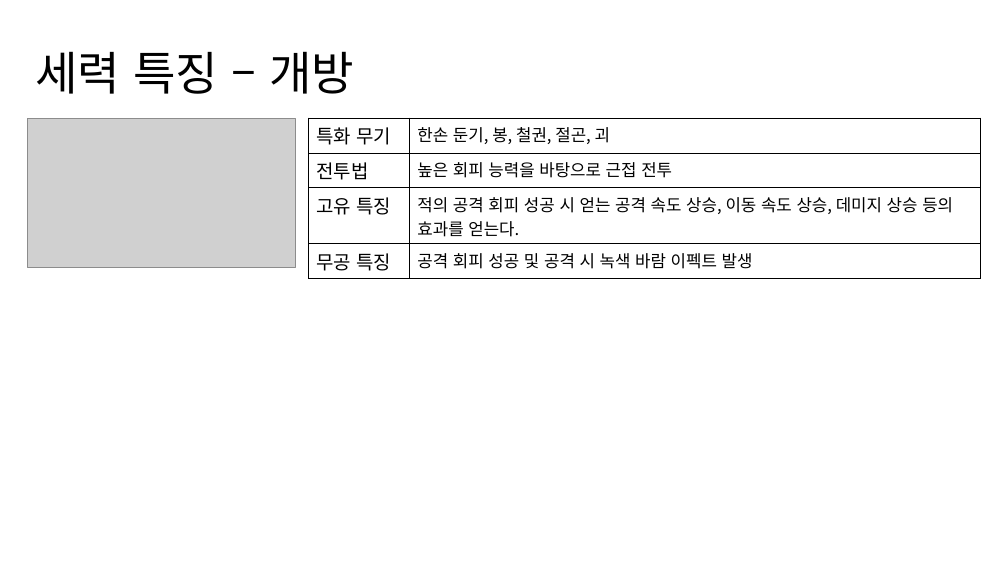
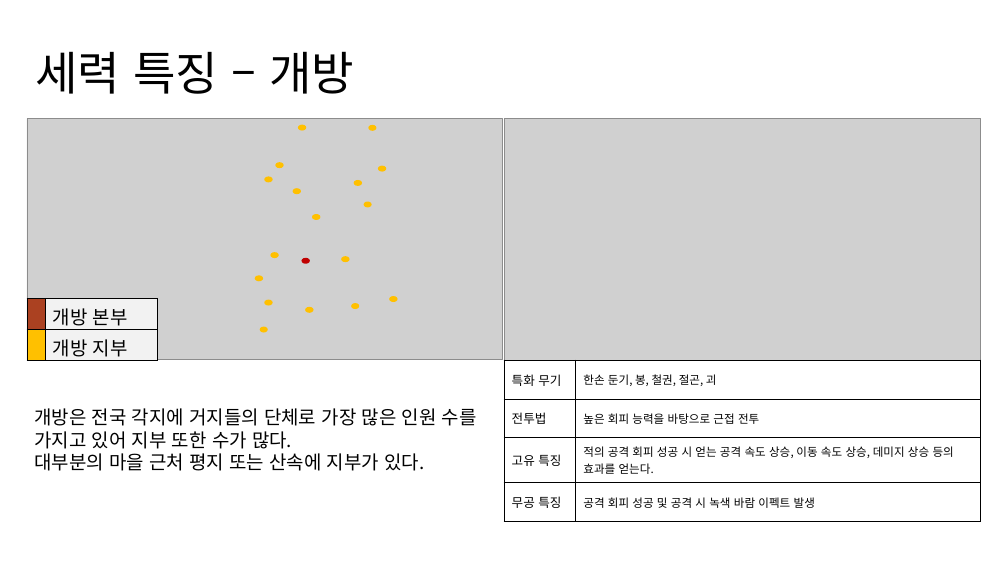
Before and after one commit to yjk0401/unityenginebasic_9th, a slide deck: slide 7 of 기획/세력 기획서.pptx (slide 6 before the commit). Drawn at 1008x567 pixels with LibreOffice and Linux fonts; fonts in the diff are those of the drawing; grey boxes stand for pictures. Boxes give left, top, right and bottom in pixels: in the first picture for what was removed or moved away, otherwise in the second. Text is boxed around its words. In the diff, an @@ line names an element or a change of style, - is before the commit and + after.

```diff
--- a/기획/세력 기획서.pptx
+++ b/기획/세력 기획서.pptx
@@ picture: place and size @@
-picture at [27,119,295,268]
+picture at [504,119,982,361]
@@ group added at [27,119,503,360]: 18 ellipses, 1 picture @@
@@ table added at [27,299,157,361], 2 rows, 2 columns @@
+ | 개방 본부
+ | 개방 지부
@@ table at [504,360,982,522] @@
@@ size 18 to 12 pt in "특화 무기", "전투법", "고유 특징", "무공 특징" @@
@@ size 16 to 11 pt in "한손 둔기, 봉, 철권, 절곤, 괴", "높은 회피 능력을 바탕으로 근접 전투", "적의 공격 회피 성공 시 얻는 공격 ...", "공격 회피 성공 및 공격 시 녹색 ..." @@
@@ table: place and size @@
-table at [309,118,982,275]
+table at [504,360,982,522]
@@ text added at [34,408,477,471], 18 pt, text #000000 @@
+개방은 전국 각지에 거지들의 단체로 가장 많은 인원 수를 가지고 있어 지부 또한 수가 많다.
+대부분의 마을 근처 평지 또는 산속에 지부가 있다.
```
Also in this commit, not shown: 13 other slides changed, 1 slide added, 1 other file.
